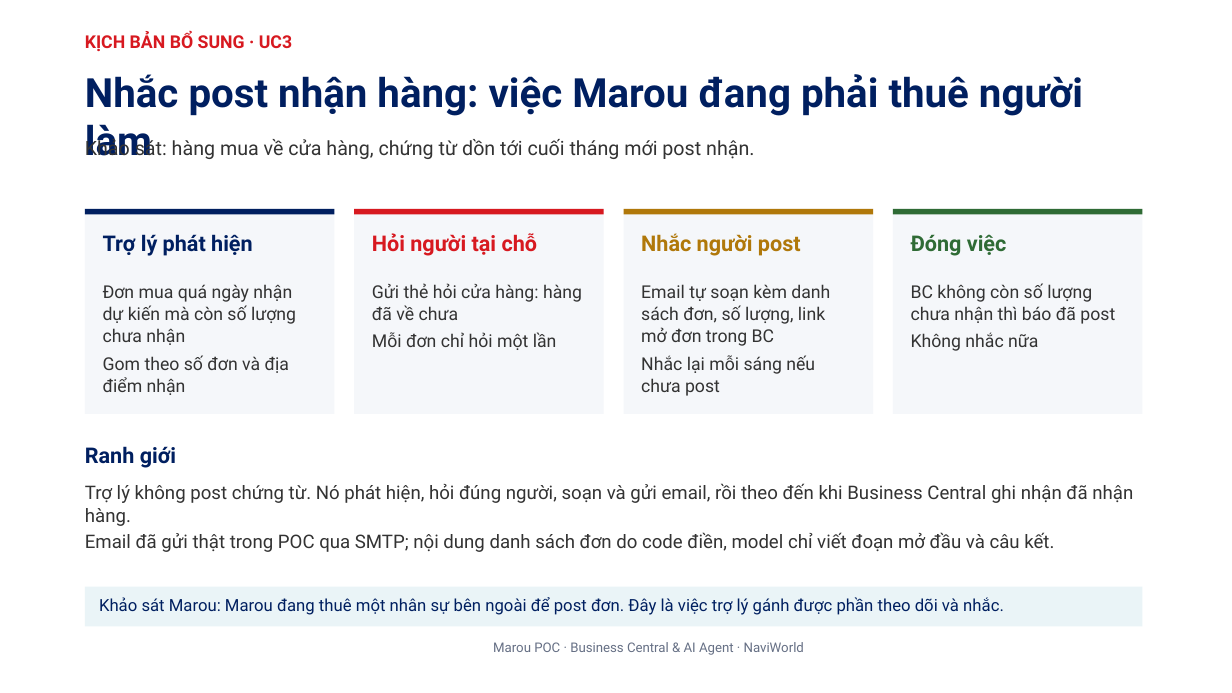
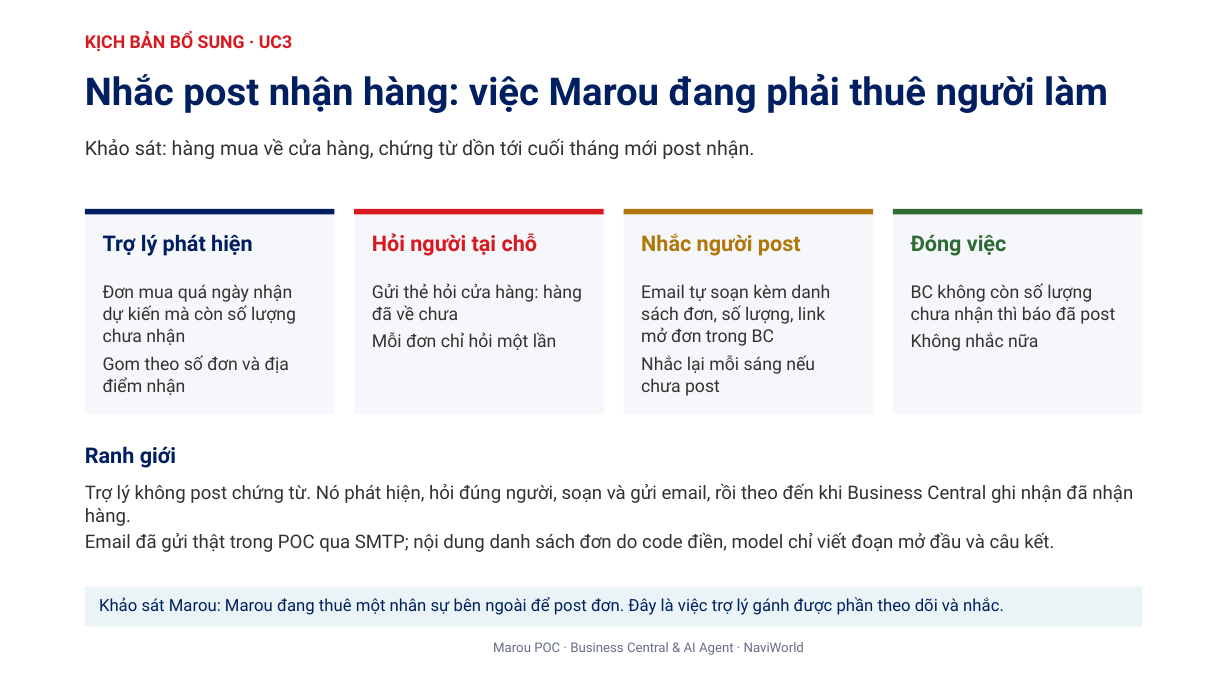
Before and after one commit to dinhtiendungerp/ops-assistant, a slide deck: slide 26 of docs/12 Marou POC - Kien truc va kich ban UC2 (slide).pptx. Drawn at 1232x693 pixels with LibreOffice and Linux fonts; fonts in the diff are those of the drawing; background and template pictures are left out. Boxes give left, top, right and bottom in pixels: in the first picture for what was removed or moved away, otherwise in the second. Text is boxed around its words. In the diff, an @@ line names an element or a change of style, - is before the commit and + after.

```diff
--- a/docs/12 Marou POC - Kien truc va kich ban UC2 (slide).pptx
+++ b/docs/12 Marou POC - Kien truc va kich ban UC2 (slide).pptx
@@ text "Nhắc post nhận hàng: việc ..." at box(85, 73, 1108, 113): size 41 to 39 pt @@
```
Also in this commit, not shown: 20 other slides changed, 14 other files.
